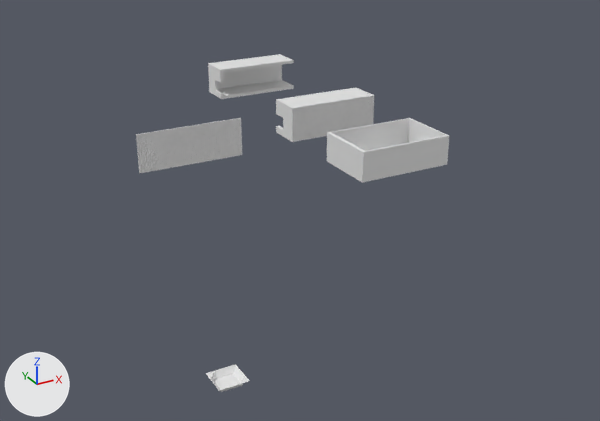
The Blender file costam3.blend as it was, and as the next commit left it.
One viewpoint serves both versions: a 50 mm camera at (-24.1, -34.8, 14.6) aimed at (-5.0, 0.0, -2.8). Arrows for +X, +Y and +Z are at lower left; the lights stay in place.
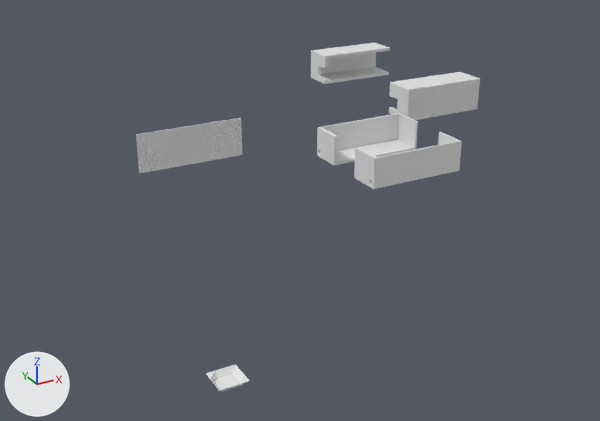
Boxes [x1, y1, x2, y2] around the edits, measured in the pictures (600 x 421 px):
'Cube.002', moved
    before: [208, 54, 374, 142]
    after: [311, 43, 480, 120]
'Cube.001', reshaped, modifiers changed (19% wider, 17% taller)
    before: [327, 118, 449, 183]
    after: [317, 113, 462, 189]

The change in detail:
me_cube_001 is used by ob_cube_001; location (-0.2, -0.77, 0.0).
me_cube_001 had 16 vertices, 14 faces and spanned x -2.65..2.65, y -1.75..1.75, z -0.8..0.8.
me_cube_001 now has 153 vertices, 119 faces and spans x -2.65..2.65, y -2.75..-1.0, z -0.8..0.8.
me_cube_001 part 1: the whole mesh is rebuilt.
Object 'Cube.001' (ob_cube_001) gains a MIRROR modifier named 'Mirror'.
Modifier setting: use_axis = (False, True, False).
Object 'Cube.002' (ob_cube_002) moves from (-1.0, 11.0, 0.0) to (7.0, 11.0, 0.0).
